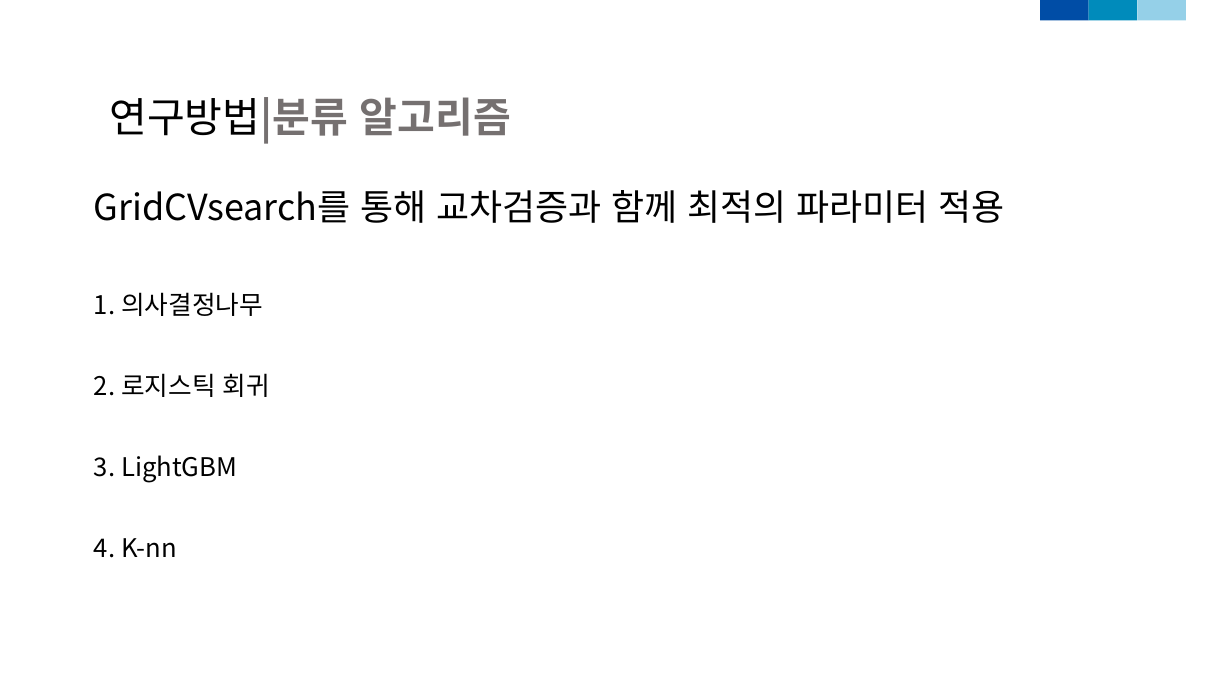
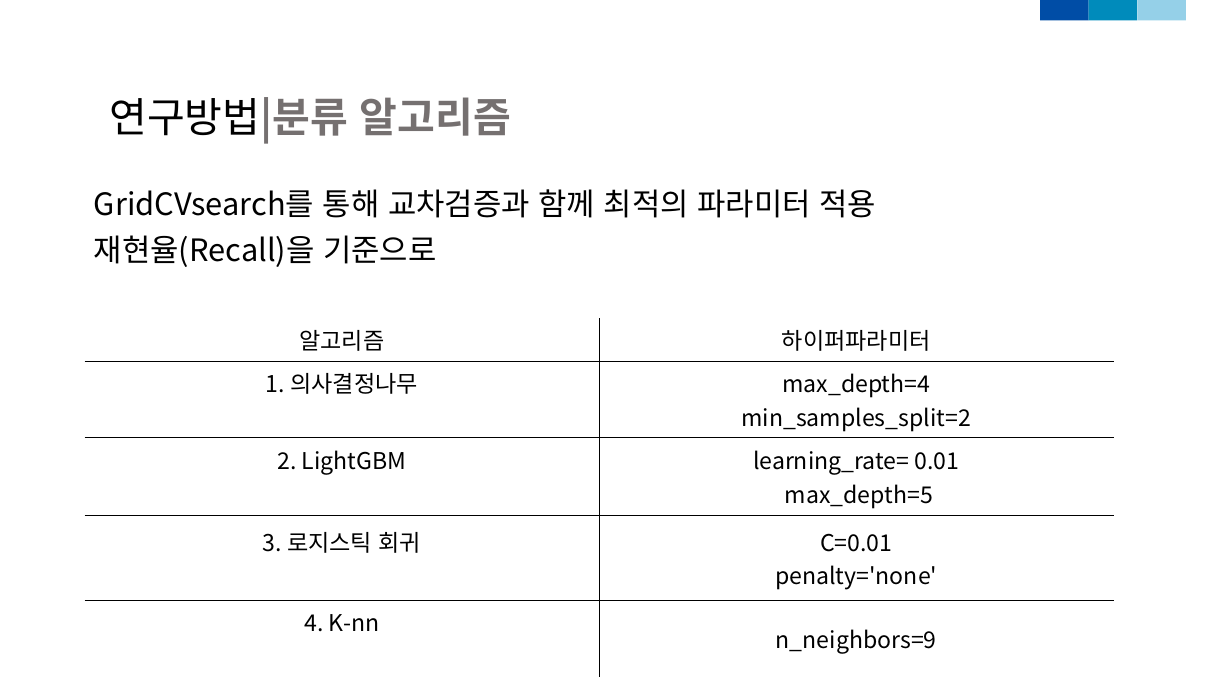
Before and after one commit to dudungE/Competition, a slide deck: slide 10 of ppt/부실가계탐지모형_2.pptx (slide 11 before the commit). Drawn at 1232x693 pixels with LibreOffice and Linux fonts; fonts in the diff are those of the drawing. Boxes give left, top, right and bottom in pixels: in the first picture for what was removed or moved away, otherwise in the second. Text is boxed around its words. In the diff, an @@ line names an element or a change of style, - is before the commit and + after.

```diff
--- a/ppt/부실가계탐지모형_2.pptx
+++ b/ppt/부실가계탐지모형_2.pptx
@@ text at (94,189,876,218): size 28 to 24 pt in "GridCVsearch를 통해 교차검증과 함께 최적의 파라미터 적용" @@
@@ text at (94,235,436,267): text changed; size 20 to 24 pt @@
-1. 의사결정나무
-2. 로지스틱 회귀
-3. LightGBM
-4. K-nn
+재현율(Recall)을 기준으로
@@ table added at (85,319,1115,658), 5 rows, 2 columns @@
+알고리즘 | 하이퍼파라미터
+1. 의사결정나무 | max_depth=4 / min_samples_split=2
+2. LightGBM | learning_rate= 0.01 / max_depth=5
+3. 로지스틱 회귀 | C=0.01 / penalty='none'
+4. K-nn | n_neighbors=9
```
Also in this commit, not shown: 12 other slides changed, 1 slide added, 1 slide removed, 1 other file.
